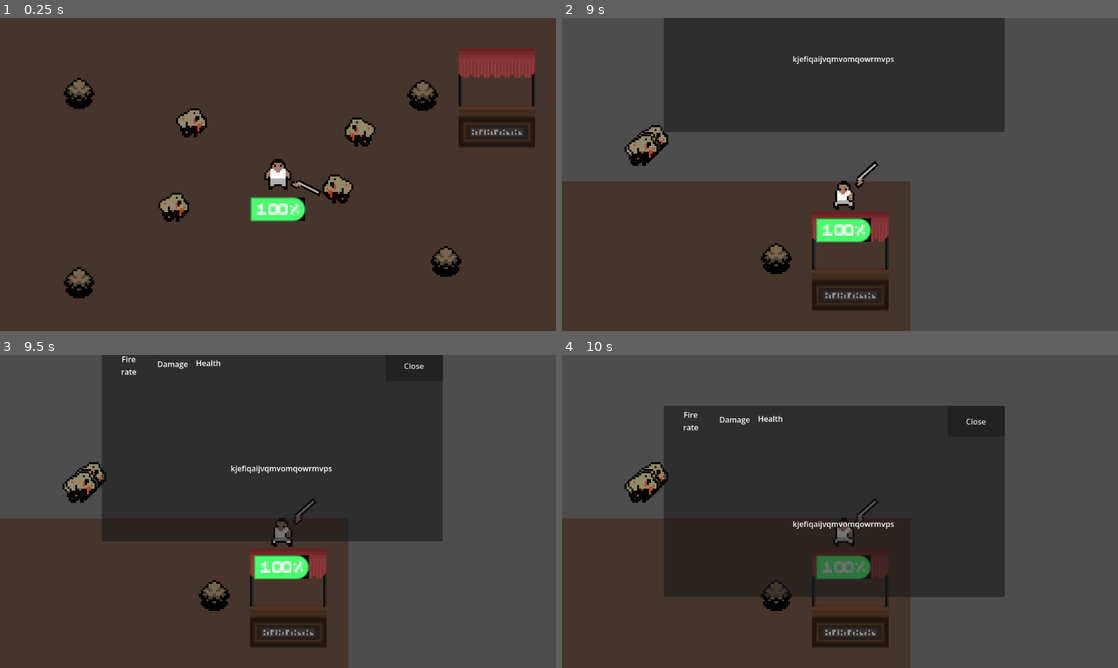
Above: before the commit, frames 1-4 (two rows, left to right).
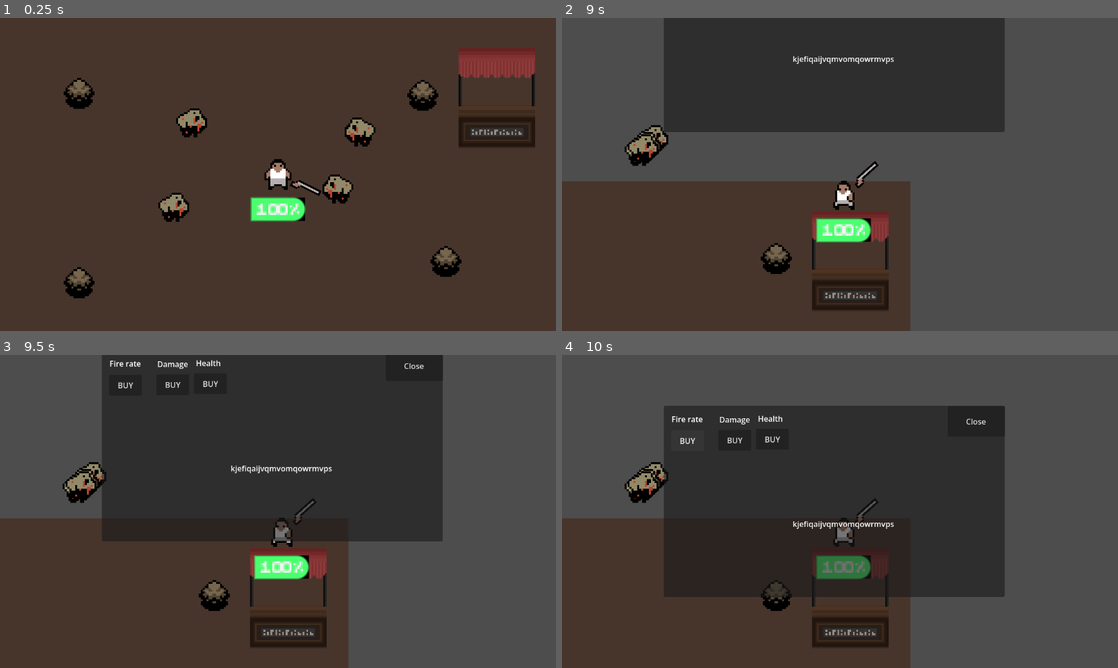
Above: after the commit, the same moments.

Repository: Liamthemannen/Project-2--Spel
Game: Godot game, scene res://Scen/main.tscn
The game is run twice, just before and just after one commit, with the same random seed, the same clock (stepped at 60 frames per second) and the same inputs. This scene is started directly instead of the project's main scene.
Inputs (mouse positions are in pixels of both pictures, inside the frame that each line leads up to):
- Up to frame 1 (0.25 s): no input
- Up to frame 2 (9 s): move the mouse to (812, 237) at 0.52 s; hold W (Go_Up) 0.53-2.03 s; click (812, 237) at 0.6 s; move the mouse to (1006, 221) at 1.27 s; click (1006, 221) at 1.35 s; move the mouse to (673, 127) at 2.02 s; hold A (Go_left) 2.03-3.53 s; click (673, 127) at 2.1 s; move the mouse to (867, 174) at 2.77 s; click (867, 174) at 2.85 s; move the mouse to (756, 96) at 3.52 s; hold S (Go_down) 3.53-4.28 s; click (756, 96) at 3.6 s; move the mouse to (962, 158) at 4.27 s; hold D (Go_right) 4.28-5.03 s; click (962, 158) at 4.35 s; move the mouse to (728, 190) at 5.02 s; hold W (Go_Up) 5.03-5.78 s; click (728, 190) at 5.1 s; move the mouse to (895, 105) at 5.77 s; hold D (Go_right) 5.78-8.03 s; click (895, 105) at 5.85 s; move the mouse to (812, 237) at 6.52 s; click (812, 237) at 6.6 s; move the mouse to (1006, 221) at 7.27 s; click (1006, 221) at 7.35 s; move the mouse to (673, 127) at 8.02 s; hold S (Go_down) 8.03-8.78 s; click (673, 127) at 8.1 s; move the mouse to (867, 174) at 8.77 s; hold A (Go_left) from 8.78 s (still down); click (867, 174) at 8.85 s
- Up to frame 3 (9.5 s): keep holding A (Go_left)
- Up to frame 4 (10 s): release A (Go_left) at 9.5 s; click (689, 386) at 9.5 s, where only the run after the commit has a clickable "BUY"

Frames 1-2 are identical in both runs. In frame 3, 0.2% of the frame differs, in the area x 19-40%, y 0-11%; in frame 4, 0.2%, in the area x 19-40%, y 18-29%.

Commit message:
börjat på själva sköpandet

Diff:
--- a/Kod/shop_fönster.gd
+++ b/Kod/shop_fönster.gd
@@ -1,5 +1,9 @@
 extends CanvasLayer
+var shotgun_script
 
+func _ready() -> void:
+	# Hitta shotgun-scriptet
+	shotgun_script = get_tree().root.get_node("Main/SpelKaraktär/Shotgun")
 
 var shop_fönster
 
@@ -7,3 +11,11 @@
 	get_node("Anim").play("transout")
 	self.visible = false
 	get_tree().paused = false
+
+func _on_fire_rate_pressed() -> void:
+	if shotgun_script:
+		# Minska timer-värdet (snabbare fire rate)
+		shotgun_script.timer.wait_time -= 0.1  # Minska med 0.1 sekunder
+		print("Fire rate uppgraderad! Ny tid: ", shotgun_script.timer.wait_time)
+	else:
+		print("Kunde inte hitta shotgun-scriptet!")
--- a/Scen/shop_fönster.tscn
+++ b/Scen/shop_fönster.tscn
@@ -54,36 +54,34 @@
 &"transout": SubResource("Animation_00ian")
 }
 
-[node name="shop_fönster" type="CanvasLayer"]
+[node name="shop_fönster" type="CanvasLayer" unique_id=655914855]
 process_mode = 3
 script = ExtResource("1_ame4s")
 
-[node name="Anim" type="AnimationPlayer" parent="."]
-libraries = {
-&"": SubResource("AnimationLibrary_lrrlp")
-}
+[node name="Anim" type="AnimationPlayer" parent="." unique_id=1213051604]
+libraries/ = SubResource("AnimationLibrary_lrrlp")
 
-[node name="Panel" type="Panel" parent="."]
+[node name="Panel" type="Panel" parent="." unique_id=918576352]
 offset_left = 211.0
 offset_top = 105.0
 offset_right = 917.0
 offset_bottom = 501.0
 
-[node name="Close" type="Button" parent="."]
+[node name="Close" type="Button" parent="." unique_id=1682419464]
 offset_left = 799.0
 offset_top = 106.0
 offset_right = 918.0
 offset_bottom = 169.0
 text = "Close"
 
-[node name="Control" type="Control" parent="."]
+[node name="Control" type="Control" parent="." unique_id=780399271]
 layout_mode = 3
 anchors_preset = 0
 offset_bottom = 5.0
 
-[node name="Label" type="Label" parent="Control"]
+[node name="Label" type="Label" parent="Control" unique_id=1043180028]
 layout_mode = 0
-offset_left = 235.0
+offset_left = 221.0
 offset_top = 112.0
 offset_right = 300.0
 offset_bottom = 153.0
@@ -92,7 +90,15 @@
 vertical_alignment = 1
 autowrap_mode = 3
 
-[node name="Label2" type="Label" parent="Control"]
+[node name="Fire_Rate" type="Button" parent="Control/Label" unique_id=902976752]
+layout_mode = 0
+offset_left = 5.0
+offset_top = 44.0
+offset_right = 73.0
+offset_bottom = 87.0
+text = "BUY"
+
+[node name="Label2" type="Label" parent="Control" unique_id=284556286]
 layout_mode = 1
 anchors_preset = -1
 anchor_bottom = 2.3000002
@@ -105,7 +111,7 @@
 vertical_alignment = 1
 autowrap_mode = 3
 
-[node name="Label3" type="Label" parent="Control"]
+[node name="Label3" type="Label" parent="Control" unique_id=134753678]
 layout_mode = 0
 offset_left = 406.0
 offset_top = 120.0
@@ -113,7 +119,15 @@
 offset_bottom = 143.0
 text = "Health"
 
-[node name="Label4" type="Label" parent="Control"]
+[node name="Health" type="Button" parent="Control/Label3" unique_id=1770026336]
+layout_mode = 0
+offset_left = -4.0
+offset_top = 33.0
+offset_right = 64.0
+offset_bottom = 76.0
+text = "BUY"
+
+[node name="Label4" type="Label" parent="Control" unique_id=1796338684]
 layout_mode = 0
 offset_left = 326.0
 offset_top = 122.0
@@ -124,4 +138,13 @@
 vertical_alignment = 1
 autowrap_mode = 3
 
+[node name="Damage" type="Button" parent="Control/Label4" unique_id=1982418663]
+layout_mode = 0
+offset_left = -2.0
+offset_top = 33.0
+offset_right = 66.0
+offset_bottom = 76.0
+text = "BUY"
+
 [connection signal="pressed" from="Close" to="." method="_on_close_pressed"]
+[connection signal="pressed" from="Control/Label/Fire_Rate" to="." method="_on_fire_rate_pressed"]
--- a/Scen/shotgun.tscn
+++ b/Scen/shotgun.tscn
@@ -6,22 +6,22 @@
 [sub_resource type="CircleShape2D" id="CircleShape2D_c4hmw"]
 radius = 30.0
 
-[node name="Shotgun" type="Area2D"]
+[node name="Shotgun" type="Area2D" unique_id=1896053937]
 script = ExtResource("1_c4hmw")
 
-[node name="CollisionShape2D" type="CollisionShape2D" parent="."]
+[node name="CollisionShape2D" type="CollisionShape2D" parent="." unique_id=1028627872]
 shape = SubResource("CircleShape2D_c4hmw")
 
-[node name="WeaponPivot" type="Marker2D" parent="."]
+[node name="WeaponPivot" type="Marker2D" parent="." unique_id=1216241767]
 
-[node name="Shotgun" type="Sprite2D" parent="WeaponPivot"]
+[node name="Shotgun" type="Sprite2D" parent="WeaponPivot" unique_id=768029850]
 position = Vector2(16, 0)
 texture = ExtResource("1_4rhcv")
 
-[node name="ShootingPoint" type="Marker2D" parent="WeaponPivot/Shotgun"]
+[node name="ShootingPoint" type="Marker2D" parent="WeaponPivot/Shotgun" unique_id=1859862433]
 position = Vector2(6, -1)
 
-[node name="Timer" type="Timer" parent="."]
+[node name="Timer" type="Timer" parent="." unique_id=446916107]
 wait_time = 0.3
 
 [connection signal="timeout" from="Timer" to="." method="_on_timer_timeout"]
Not shown: 1 places in Scen/shop_fönster.tscn that only renumber resources
Not shown: 1 places in Scen/shotgun.tscn that only renumber resources
